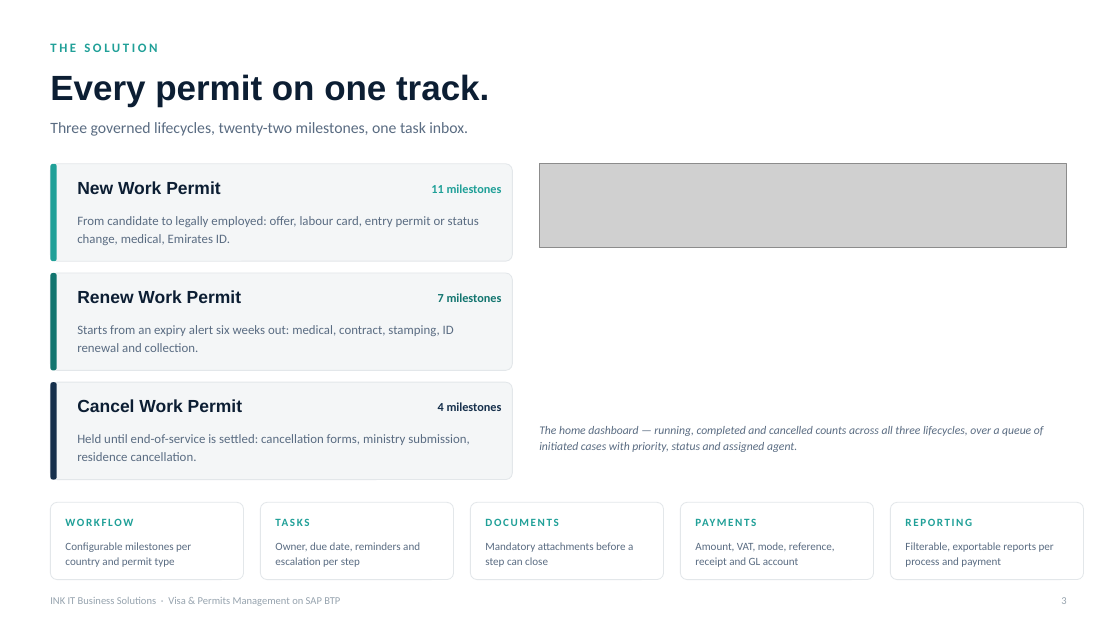
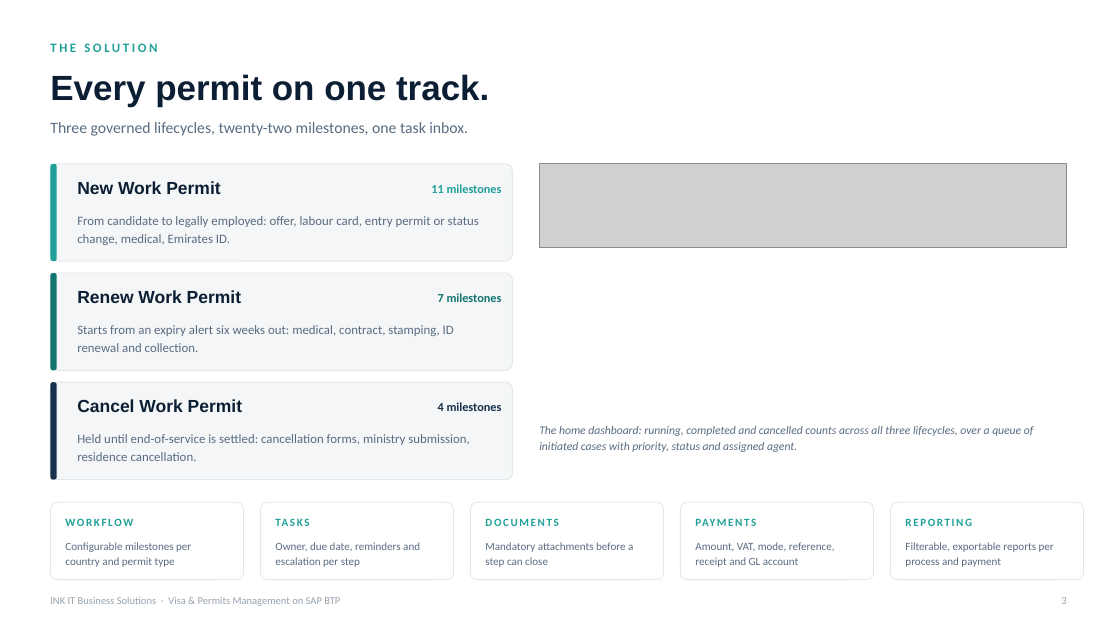
Before and after one commit to cranialblend5/VisaAndPermitsDemo, a slide deck: slide 3 of deck/INK_IT_Visa_and_Permits_GCC.pptx. Drawn at 1120x630 pixels with LibreOffice and Linux fonts; fonts in the diff are those of the drawing; grey boxes stand for pictures. Boxes give left, top, right and bottom in pixels: in the first picture for what was removed or moved away, otherwise in the second. Text is boxed around its words. In the diff, an @@ line names an element or a change of style, - is before the commit and + after.

```diff
--- a/deck/INK_IT_Visa_and_Permits_GCC.pptx
+++ b/deck/INK_IT_Visa_and_Permits_GCC.pptx
@@ text at (x1=539, y1=426, x2=1034, y2=452): text changed @@
-The home dashboard — running, completed and cancelled counts across all three lifecycles, over a queue of initiated cases with priority, status and assigned agent.
+The home dashboard: running, completed and cancelled counts across all three lifecycles, over a queue of initiated cases with priority, status and assigned agent.
```
Also in this commit, not shown: 6 other slides changed, 6 other files.
